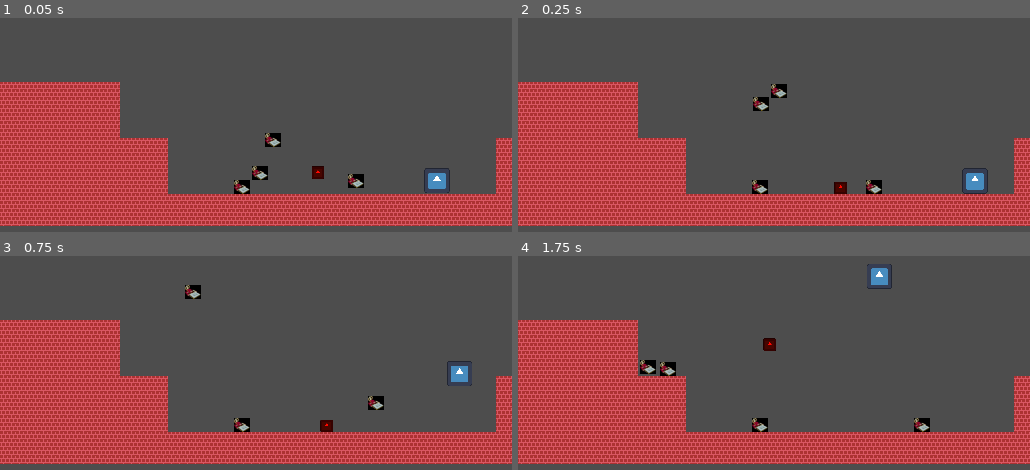
Above: before the commit, frames 1-4 (two rows, left to right).
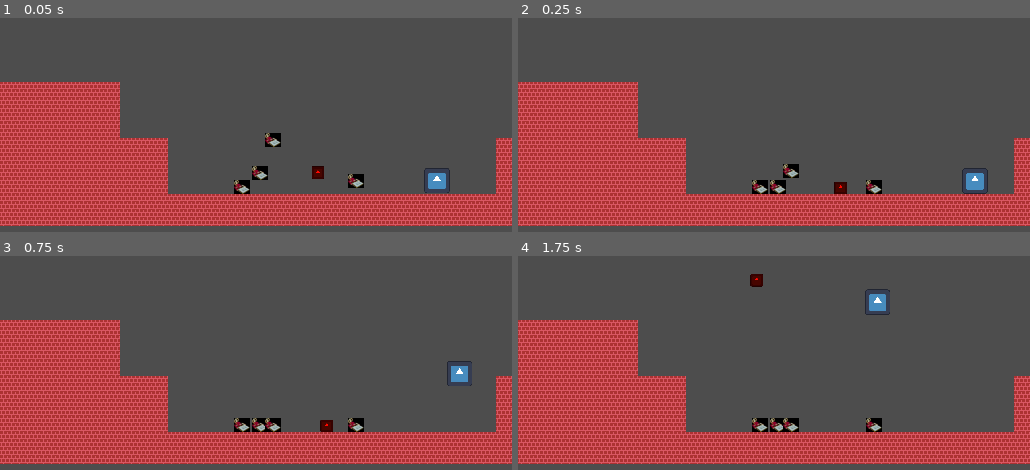
Above: after the commit, the same moments.

Repository: barndles/RolesReversedGMTK
Game: Godot game, scene res://testing_scene_that_wont_cause_merge_conflicts.tscn
Two runs of this game, one before a commit and one after it. Both use one fixed random seed, a clock stepped at 60 frames per second and the inputs below. This scene is started directly instead of the project's main scene. The engine's default icon, where the game draws it, is replaced by a stand-in: a white triangle on a blue panel in a dark square.
Inputs:
- Up to frame 1 (0.05 s): no input
- Up to frame 2 (0.25 s): no input
- Up to frame 3 (0.75 s): no input
- Up to frame 4 (1.75 s): no input

Frame 1 is identical in both runs. In frame 2, 0.8% of the frame differs, in the area x 45-55%, y 30-83%; in frame 3, 1.0%; in frame 4, 2.1%, in the area x 23-81%, y 3-83%.

Commit message:
Collision changes

Diff:
--- a/flipper.tscn
+++ b/flipper.tscn
@@ -7,6 +7,7 @@
 size = Vector2(14, 12)
 
 [node name="flipper" type="CharacterBody2D"]
+collision_layer = 4
 collision_mask = 3
 script = ExtResource("1_5hp2h")
 
--- a/project.godot
+++ b/project.godot
@@ -30,6 +30,7 @@
 
 2d_physics/layer_1="Ground"
 2d_physics/layer_2="Platform"
+2d_physics/layer_3="Intangible Enemy"
 
 [rendering]
 
--- a/simpleEnemy.tscn
+++ b/simpleEnemy.tscn
@@ -7,6 +7,7 @@
 size = Vector2(12, 12)
 
 [node name="Simple Enemy" type="CharacterBody2D"]
+collision_mask = 7
 script = ExtResource("1_hswdq")
 
 [node name="CollisionShape2D" type="CollisionShape2D" parent="."]
--- a/testing_scene_that_wont_cause_merge_conflicts.tscn
+++ b/testing_scene_that_wont_cause_merge_conflicts.tscn
@@ -18,7 +18,6 @@
 
 [node name="flipper" parent="." instance=ExtResource("4_lqkkq")]
 position = Vector2(242, 168)
-collision_mask = 3
 
 [node name="flipper2" parent="." instance=ExtResource("4_lqkkq")]
 position = Vector2(260, 153)
